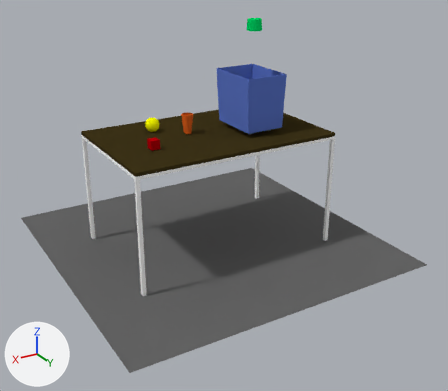
The Blender file res/blend/example.blend: old version first, new version second.
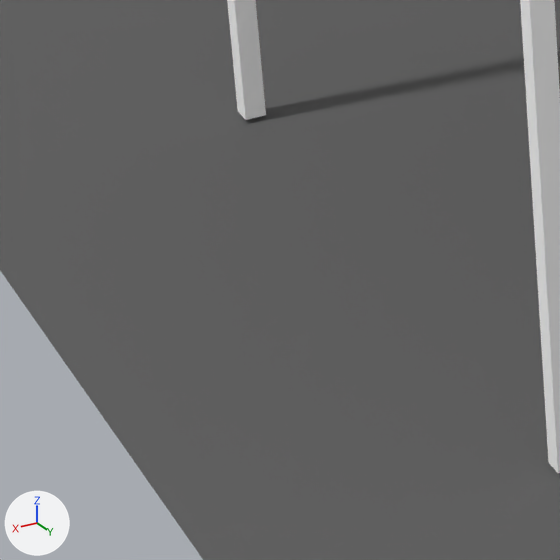
The first picture shows the older version from a camera (50 mm lens) standing at (1.84, 3.26, 1.93) and looking at (-0.01, 0.18, 0.39). The close-ups show both versions on the part from 12% to 32% of the width and 56% to 79% of the height of that picture; other places that the commit changed are outside them. Lighting does not change. The marker at lower left points along +X, +Y and +Z.

Before the edit, the objects in view are built like this:
```python
me_cube_055 = bpy.data.meshes.new('Cube.055')
me_cube_055.from_pydata(...)  # 56 vertices, 52 faces; spans x -0.675..0.675, y -0.425..0.425, z -0.375..0.375
# faces by material slot: [6, 46]
me_cube_055.materials.append(mat_darkwoodmat)  # brown #3d3318
me_cube_055.materials.append(mat_chromemat)  # white #ffffff
me_plane = bpy.data.meshes.new('Plane')
me_plane.from_pydata([(-1.0, -1.0, 0.0), (1.0, -1.0, 0.0), (-1.0, 1.0, 0.0), (1.0, 1.0, 0.0)], [], [(0, 1, 3, 2)])
me_plane.materials.append(mat_black_matte)  # dark grey #666666
me_sphere = bpy.data.meshes.new('Sphere')
me_sphere.from_pydata(...)  # a UV sphere (32 segments, 16 rings, poles along z) spanning x -0.045..0.045, y -0.045..0.045, z -0.045..0.045
me_sphere.materials.append(mat_material_000)  # yellow #ffff00
ob_floor = bpy.data.objects.new('floor', me_plane)
ob_floor.location = (0.0, 0.0, 0.0)
ob_table = bpy.data.objects.new('table', me_cube_055)
ob_table.location = (0.0, 0.0, 0.38)
ob_yellow_ball = bpy.data.objects.new('yellow_ball', me_sphere)
ob_yellow_ball.location = (0.29, -0.19, 0.8)
```
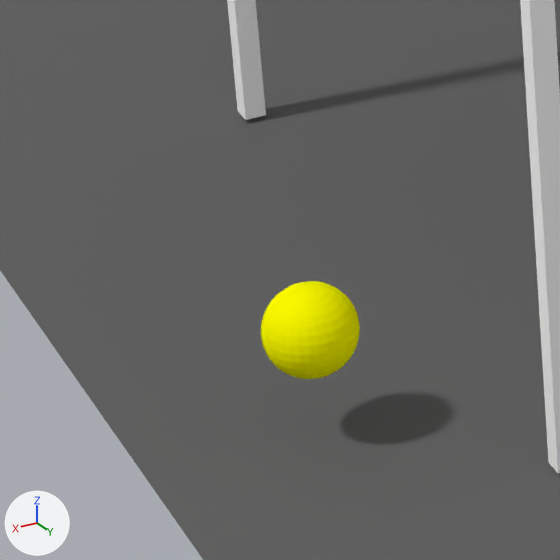
Where the change shows, as pixel boxes (x1, y1, x2, y2) in the close-ups (560 x 560 px):
'yellow_ball.003', added (yellow)
    after: (261, 281, 360, 379)

What changed in the scene script:
```text
Add ob_yellow_ball_003:
    ob_yellow_ball_003 = bpy.data.objects.new('yellow_ball.003', me_sphere.copy())  # the mesh of ob_yellow_ball
    ob_yellow_ball_003.location = (0.837, 0.244, 0.114)
```
